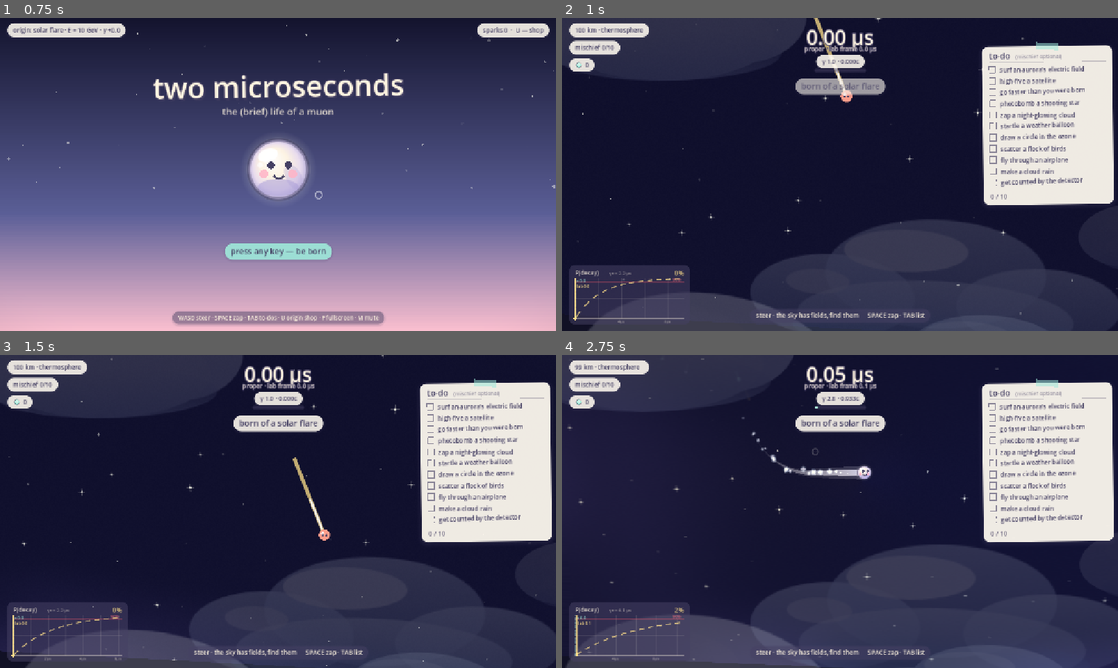
Above: before the commit, frames 1-4 (two rows, left to right).
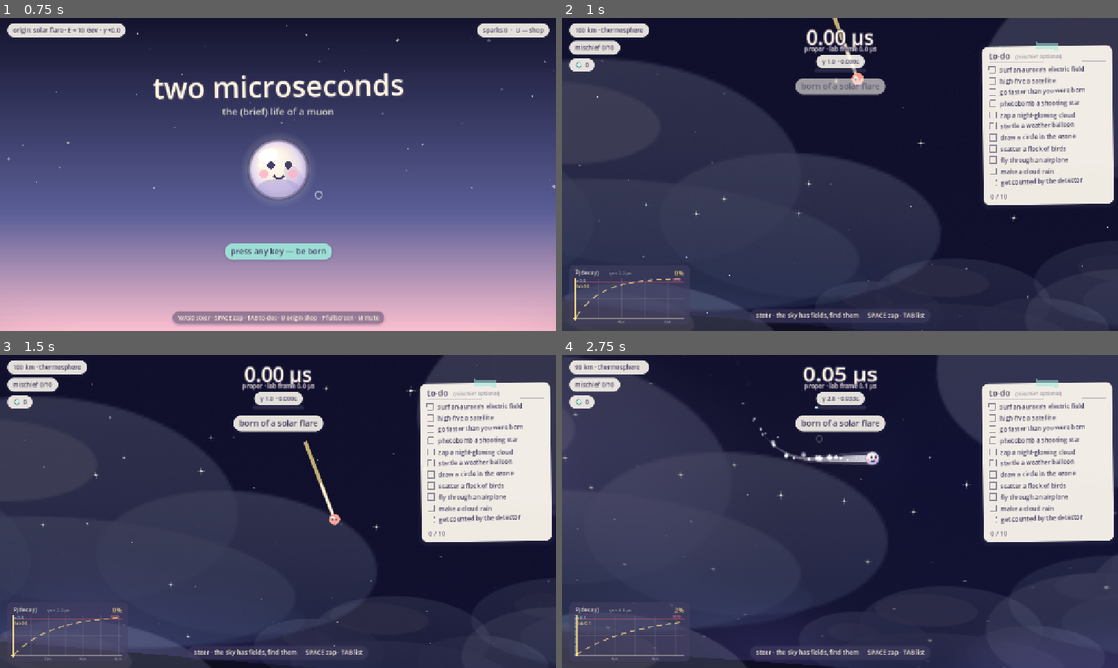
Above: after the commit, the same moments.

Repository: lawrenceleejr/TwoMicroSeconds
Game: Godot game, scene res://game/main/title.tscn
The game is run twice, just before and just after one commit, with the same random seed, the same clock (stepped at 60 frames per second) and the same inputs.
Inputs (mouse positions are in pixels of both pictures, inside the frame that each line leads up to):
- Up to frame 1 (0.75 s): tap Enter at 0.5 s; move the mouse to (400, 158) at 0.52 s; hold D (move_right) from 0.53 s (still down); tap Z (zap) at 0.6 s; click (400, 158) at 0.67 s
- Up to frame 2 (1 s): keep holding D (move_right); tap Space at 0.77 s
- Up to frame 3 (1.5 s): tap Space at 1.07 s; release D (move_right) at 1.25 s; drag from (166, 527) to (250, 574) at 1.27 s
- Up to frame 4 (2.75 s): move the mouse to (895, 442) at 2.02 s; hold D (move_right) from 2.03 s (still down); tap Z (zap) at 2.1 s; click (895, 442) at 2.17 s

Frame 1 is identical in both runs. In frame 2, 42% of the frame differs, in the area x 0-100%, y 0-100%; in frame 3, 42%; in frame 4, 43%.

Commit message:
Add touch controls for web/mobile and push the 3D presentation harder
Touch (web/mobile):
- Floating left-half steering joystick + right-half tap-to-zap
  (game/ui/touch_controls.gd), wired into the muon's steering.
- Remove the LMB->zap input binding so emulated clicks from steering
  touches can't fire zaps.
- Tap support everywhere: title chips open the origin shop, shop rows
  select-and-activate on tap (tap outside closes), end screens restart
  on tap (with a short guard), touch-aware hint/CTA text.

More 3D:
- Steeper stage camera: tilt -13deg, yaw 6.5deg, stronger bank into
  turns, wider fov breathing; overscan raised to 1.5 to cover it.
- 3D void behind the quad now blends to the local sky color so the
  bigger angle never reads as a floating rectangle.
- 12 depth wisps across a wider z spread, now with horizontal parallax.
- New in-front-of-the-play-plane haze layer (parallax factor 1.35)
  drawn above gameplay for a strong near-field depth cue.

Co-Authored-By: Claude Fable 5 <noreply@anthropic.com>
Claude-Session: https://claude.ai/code/session_014g8VnKFpk5HwGxbWA7j916

Diff:
--- a/game/autoload/game.gd
+++ b/game/autoload/game.gd
@@ -5,6 +5,8 @@
 const TITLE_SCENE := "res://game/main/title.tscn"
 
 var run_start_msec := 0
+## Steering vector from the on-screen touch joystick (zero = none).
+var touch_steer := Vector2.ZERO
 
 
 func _enter_tree() -> void:
@@ -71,13 +73,11 @@
 	_add_action("move_up", [KEY_W, KEY_UP], [], [[JOY_AXIS_LEFT_Y, -1.0]])
 	_add_action("move_down", [KEY_S, KEY_DOWN], [], [[JOY_AXIS_LEFT_Y, 1.0]])
 	# No throttle: a muon can't accelerate itself. Steering + zap only.
+	# (No mouse binding: on touch devices taps are routed by TouchControls,
+	# and emulated clicks from steering touches must not fire zaps.)
 	_add_action("zap", [KEY_Z, KEY_X, KEY_SPACE], [JOY_BUTTON_X, JOY_BUTTON_A], [])
 	_add_action("toggle_checklist", [KEY_TAB], [JOY_BUTTON_Y], [])
 	_add_action("restart", [KEY_R], [JOY_BUTTON_START], [])
-	# Mouse click also zaps.
-	var mouse_ev := InputEventMouseButton.new()
-	mouse_ev.button_index = MOUSE_BUTTON_LEFT
-	InputMap.action_add_event("zap", mouse_ev)
 
 
 func _add_action(action_name: String, keys: Array, buttons: Array, axes: Array) -> void:
--- a/game/main/main.gd
+++ b/game/main/main.gd
@@ -13,6 +13,7 @@
 const BirthSequence := preload("res://game/fx/birth_sequence.gd")
 const TaskPop := preload("res://game/fx/task_pop.gd")
 const FloatText := preload("res://game/fx/float_text.gd")
+const TouchControlsScript := preload("res://game/ui/touch_controls.gd")
 
 # Untyped: these expose script-defined members/methods.
 var muon
@@ -59,6 +60,8 @@
 	# (relativity 70, vignette 80, glitch 90): crisp, flat, un-shifted.
 	_ui_layer = CanvasLayer.new()
 	_ui_layer.layer = 100
+	# Touch controls sit under the HUD so chips/toasts stay readable.
+	_ui_layer.add_child(TouchControlsScript.new())
 	var hud = HudScript.new()
 	hud.muon = muon
 	_ui_layer.add_child(hud)
--- a/game/main/stage.gd
+++ b/game/main/stage.gd
@@ -7,10 +7,10 @@
 
 const BASE_W := 1280.0
 const BASE_H := 720.0
-const OVERSCAN := 1.32
+const OVERSCAN := 1.5
 const CAM_FOV := 55.0
-const TILT_DEG := -9.0
-const YAW_DEG := 4.5
+const TILT_DEG := -13.0
+const YAW_DEG := 6.5
 
 var _vp: SubViewport
 var _cam: Camera3D
@@ -18,6 +18,7 @@
 var _wisps := []
 var _bank := 0.0
 var _t := 0.0
+var _env: Environment
 
 
 func _ready() -> void:
@@ -46,10 +47,13 @@
 	add_child(_cam)
 
 	var world_env := WorldEnvironment.new()
-	var env := Environment.new()
-	env.background_mode = Environment.BG_COLOR
-	env.background_color = Color("101024")
-	world_env.environment = env
+	_env = Environment.new()
+	_env.background_mode = Environment.BG_COLOR
+	# Followed to the local sky color each frame, so anything the steeper
+	# tilt reveals past the quad blends into the sky instead of reading
+	# as an edge.
+	_env.background_color = Color("101024")
+	world_env.environment = _env
 	add_child(world_env)
 
 	_spawn_wisps()
@@ -57,13 +61,15 @@
 
 func _spawn_wisps() -> void:
 	var texs := ["res://assets/sprites/cloud.svg", "res://assets/sprites/noctilucent.svg"]
-	for i in 7:
+	for i in 12:
 		var s := Sprite3D.new()
 		s.texture = load(texs[i % texs.size()])
-		s.pixel_size = 0.012 + (i % 3) * 0.005
-		s.modulate = Color(1, 1, 1, 0.09 + 0.05 * (i % 3))
-		s.position = Vector3(randf_range(-6.0, 6.0), randf_range(-4.5, 4.5),
-			randf_range(1.4, 3.6))
+		s.pixel_size = 0.012 + (i % 4) * 0.005
+		s.modulate = Color(1, 1, 1, 0.07 + 0.045 * (i % 4))
+		# A wide depth spread: near wisps whip past, far ones drift —
+		# the speed difference is what sells the depth.
+		s.position = Vector3(randf_range(-7.5, 7.5), randf_range(-5.5, 5.5),
+			randf_range(1.2, 4.4))
 		add_child(s)
 		_wisps.append(s)
 
@@ -78,24 +84,35 @@
 	var speed_f := clampf(vel.length() / 1250.0, 0.0, 1.0)
 
 	# Bank into turns; widen the lens with speed.
-	var target_bank := clampf(-vel.x / 2500.0, -1.0, 1.0) * 0.085
+	var target_bank := clampf(-vel.x / 2500.0, -1.0, 1.0) * 0.11
 	_bank = lerpf(_bank, target_bank, 1.0 - exp(-3.0 * delta))
-	_cam.fov = lerpf(_cam.fov, CAM_FOV + 7.0 * speed_f, 1.0 - exp(-3.0 * delta))
+	_cam.fov = lerpf(_cam.fov, CAM_FOV + 9.0 * speed_f, 1.0 - exp(-3.0 * delta))
 
 	# Keep the un-overscanned frame filling the window at any fov, then
-	# tilt: the slight perspective is the whole point.
+	# tilt hard: the oblique perspective is the whole point.
 	var d := 7.2 / (2.0 * tan(deg_to_rad(_cam.fov * 0.5)))
-	_cam.position = Vector3(sin(_t * 0.23) * 0.08, 0.3 + sin(_t * 0.31) * 0.05, d)
+	_cam.position = Vector3(sin(_t * 0.23) * 0.08, 0.42 + sin(_t * 0.31) * 0.05, d)
 	_cam.rotation = Vector3(deg_to_rad(TILT_DEG), deg_to_rad(YAW_DEG) + sin(_t * 0.17) * 0.012, _bank)
+
+	# Blend the void behind/around the quad into the local sky so the
+	# steep angle never reads as a floating rectangle.
+	if _muon != null and _env != null:
+		var sky := Atmos.sky_color_at(_muon.global_position.y - 260.0)
+		_env.background_color = _env.background_color.lerp(sky.darkened(0.25), 1.0 - exp(-2.0 * delta))
 
 	# Foreground wisps: genuine 3D parallax against the gameplay plane —
 	# nearer wisps stream past faster as the muon falls.
 	for w in _wisps:
 		w.position.y += vel.y * delta * 0.001 * w.position.z
-		w.position.x += sin(_t * 0.1 + w.position.z * 3.0) * delta * 0.05
-		if w.position.y > 5.5:
-			w.position.y = -5.5
-			w.position.x = randf_range(-6.0, 6.0)
-		elif w.position.y < -5.5:
-			w.position.y = 5.5
-			w.position.x = randf_range(-6.0, 6.0)
+		w.position.x += -vel.x * delta * 0.0004 * w.position.z \
+			+ sin(_t * 0.1 + w.position.z * 3.0) * delta * 0.05
+		if w.position.y > 6.5:
+			w.position.y = -6.5
+			w.position.x = randf_range(-7.5, 7.5)
+		elif w.position.y < -6.5:
+			w.position.y = 6.5
+			w.position.x = randf_range(-7.5, 7.5)
+		if w.position.x > 9.0:
+			w.position.x = -9.0
+		elif w.position.x < -9.0:
+			w.position.x = 9.0
--- a/game/main/title.gd
+++ b/game/main/title.gd
@@ -38,17 +38,26 @@
 	_sub_label.add_theme_font_override("font", Juice.hand_font)
 
 	_cta_chip = _mk_chip(Juice.MINT, 0.92)
-	var cta := _chip_label(_cta_chip, "press any key — be born", 18)
+	var cta_text := "press any key — be born"
+	if DisplayServer.is_touchscreen_available():
+		cta_text = "tap anywhere — be born"
+	var cta := _chip_label(_cta_chip, cta_text, 18)
 	cta.add_theme_color_override("font_color", Juice.INK)
 
 	_origin_chip = _mk_chip(Juice.PAPER, 0.88)
 	_origin_label = _chip_label(_origin_chip, "", 14)
 	_sparks_chip = _mk_chip(Juice.PAPER, 0.88)
 	_sparks_label = _chip_label(_sparks_chip, "", 14)
+	# Both status chips open the shop when tapped/clicked.
+	for chip: PanelContainer in [_origin_chip, _sparks_chip]:
+		chip.mouse_filter = Control.MOUSE_FILTER_STOP
+		chip.gui_input.connect(_on_chip_input)
 
 	_hint_chip = _mk_chip(Juice.INK, 0.4)
-	var hint := _chip_label(_hint_chip,
-		"WASD steer · SPACE zap · TAB to-dos · U origin shop · F fullscreen · M mute", 13)
+	var hint_text := "WASD steer · SPACE zap · TAB to-dos · U origin shop · F fullscreen · M mute"
+	if DisplayServer.is_touchscreen_available():
+		hint_text = "drag left — steer · tap right — zap · tap a chip for the origin shop"
+	var hint := _chip_label(_hint_chip, hint_text, 13)
 	hint.add_theme_color_override("font_color", Juice.CREAM)
 
 	_histo = preload("res://game/ui/lifetime_histogram.gd").new()
@@ -142,6 +151,14 @@
 	draw_circle(orbit + Vector2(2.5, -1), 1.2, Color(Juice.INK, 0.6))
 
 
+func _on_chip_input(event: InputEvent) -> void:
+	var mb := event as InputEventMouseButton
+	if mb != null and mb.pressed and mb.button_index == MOUSE_BUTTON_LEFT and not _started:
+		_root.accept_event()
+		if _shop != null:
+			_shop.toggle()
+
+
 func _unhandled_input(event: InputEvent) -> void:
 	if _started or (_shop != null and _shop.active):
 		return
@@ -150,7 +167,7 @@
 	if key != null and key.physical_keycode in [KEY_U, KEY_F, KEY_M, KEY_BACKSPACE, KEY_ESCAPE]:
 		return
 	var wanted := event is InputEventKey or event is InputEventJoypadButton \
-		or event is InputEventMouseButton
+		or event is InputEventMouseButton or event is InputEventScreenTouch
 	if wanted and event.is_pressed() and not event.is_echo():
 		_started = true
 		Sfx.play("task_done", -6.0, 0.0)
--- a/game/player/muon.gd
+++ b/game/player/muon.gd
@@ -205,6 +205,8 @@
 
 	# Steering only: rotate the heading toward the input direction.
 	var steer := Input.get_vector("move_left", "move_right", "move_up", "move_down")
+	if Game.touch_steer != Vector2.ZERO:
+		steer = Game.touch_steer
 	if autopilot != Vector2.ZERO:
 		steer = autopilot
 	speed_frac = clampf(speed / REF_SPEED, 0.0, 1.5)
--- a/game/ui/end_screen.gd
+++ b/game/ui/end_screen.gd
@@ -6,6 +6,8 @@
 var _dim: ColorRect
 var _panel: PanelContainer
 var _vbox: VBoxContainer
+# Small grace period so the tap that ended the run can't instantly restart.
+var _tap_guard := 0.0
 
 
 func _ready() -> void:
@@ -56,7 +58,7 @@
 	var histo := preload("res://game/ui/lifetime_histogram.gd").new()
 	_vbox.add_child(histo)
 	_line("", 4, Juice.INK)
-	_line("R — again        ESC — title", 16, Color(Juice.PERIWINKLE, 1.0))
+	_line(_restart_hint(), 16, Color(Juice.PERIWINKLE, 1.0))
 	_pop_in()
 
 
@@ -76,15 +78,25 @@
 	_line("", 4, Juice.INK)
 	_line("find more field. come back heavier.", 14, Color(Juice.INK, 0.65))
 	_line("", 8, Juice.INK)
-	_line("R — again        ESC — title  (U — shop)", 16, Color(Juice.PERIWINKLE, 1.0))
+	var hint := _restart_hint()
+	if not DisplayServer.is_touchscreen_available():
+		hint += "  (U — shop)"
+	_line(hint, 16, Color(Juice.PERIWINKLE, 1.0))
 	_pop_in()
 
 
 func _build_common() -> void:
 	active = true
 	visible = true
+	_tap_guard = 0.7
 	for child in _vbox.get_children():
 		child.queue_free()
+
+
+func _restart_hint() -> String:
+	if DisplayServer.is_touchscreen_available():
+		return "tap — again"
+	return "R — again        ESC — title"
 
 
 func _line(text: String, font_size: int, color: Color) -> void:
@@ -113,13 +125,21 @@
 	_panel.pivot_offset = _panel.size * 0.5
 
 
-func _process(_delta: float) -> void:
+func _process(delta: float) -> void:
 	if active:
+		_tap_guard = maxf(_tap_guard - delta, 0.0)
 		_center_panel()
 
 
 func _unhandled_input(event: InputEvent) -> void:
 	if not active:
+		return
+	# Tap / click restarts (touches arrive as emulated mouse buttons).
+	var mb := event as InputEventMouseButton
+	if mb != null and mb.pressed and mb.button_index == MOUSE_BUTTON_LEFT and _tap_guard <= 0.0:
+		get_viewport().set_input_as_handled()
+		get_tree().paused = false
+		get_tree().reload_current_scene()
 		return
 	if event.is_action_pressed("restart"):
 		get_viewport().set_input_as_handled()
--- a/game/ui/hud.gd
+++ b/game/ui/hud.gd
@@ -113,7 +113,10 @@
 	_hint_label = hint_pair[1]
 	_hint_chip.add_theme_stylebox_override("panel", Juice.ui_chip(Juice.INK, 0.45))
 	_hint_label.add_theme_color_override("font_color", Juice.CREAM)
-	_hint_label.text = "steer · the sky has fields, find them      SPACE zap · TAB list"
+	if DisplayServer.is_touchscreen_available():
+		_hint_label.text = "drag left — steer · the sky has fields      tap right — zap"
+	else:
+		_hint_label.text = "steer · the sky has fields, find them      SPACE zap · TAB list"
 
 	_plot = preload("res://game/ui/decay_plot.gd").new()
 	add_child(_plot)
--- a/game/ui/origin_shop.gd
+++ b/game/ui/origin_shop.gd
@@ -36,6 +36,20 @@
 
 
 func _unhandled_input(event: InputEvent) -> void:
+	# Touch / click: tap a row to select-and-activate, tap outside to close.
+	# (Touches arrive here as emulated mouse buttons.)
+	var mb := event as InputEventMouseButton
+	if active and mb != null and mb.button_index == MOUSE_BUTTON_LEFT and mb.pressed:
+		get_viewport().set_input_as_handled()
+		var local := mb.position - global_position
+		if not Rect2(Vector2.ZERO, size).has_point(local):
+			toggle()
+			return
+		var row := int(floor((local.y - 56.0) / ROW_H))
+		if row >= 0 and row < Meta.TIERS.size() and row <= Meta.owned_tier + 1:
+			_cursor = row
+			_activate_cursor()
+		return
 	var key := event as InputEventKey
 	if key == null or not key.pressed or key.echo:
 		return
--- /dev/null
+++ b/game/ui/touch_controls.gd
@@ -0,0 +1,64 @@
+extends Control
+## Touchscreen controls (web/mobile): drag anywhere on the left side to
+## steer with a floating joystick; tap the right side to zap. Hidden and
+## inert when no touchscreen exists.
+
+const STICK_RADIUS := 70.0
+
+var _steer_id := -1
+var _anchor := Vector2.ZERO
+var _vec := Vector2.ZERO
+var _zap_pressed := false
+
+
+func _ready() -> void:
+	set_anchors_preset(Control.PRESET_FULL_RECT)
+	mouse_filter = Control.MOUSE_FILTER_IGNORE
+	if not DisplayServer.is_touchscreen_available():
+		visible = false
+		set_process_input(false)
+		set_process(false)
+
+
+func _exit_tree() -> void:
+	# Never leave a stale steer vector behind on scene changes mid-drag.
+	Game.touch_steer = Vector2.ZERO
+	if _zap_pressed:
+		Input.action_release("zap")
+
+
+func _process(_delta: float) -> void:
+	# Release the zap action one frame after the tap so
+	# is_action_just_pressed fires exactly once.
+	if _zap_pressed:
+		_zap_pressed = false
+		Input.action_release("zap")
+
+
+func _input(event: InputEvent) -> void:
+	if event is InputEventScreenTouch:
+		if event.pressed:
+			if event.position.x < get_viewport_rect().size.x * 0.55 and _steer_id == -1:
+				_steer_id = event.index
+				_anchor = event.position
+				_vec = Vector2.ZERO
+			else:
+				Input.action_press("zap")
+				_zap_pressed = true
+		elif event.index == _steer_id:
+			_steer_id = -1
+			_vec = Vector2.ZERO
+			Game.touch_steer = Vector2.ZERO
+		queue_redraw()
+	elif event is InputEventScreenDrag and event.index == _steer_id:
+		_vec = ((event.position - _anchor) / STICK_RADIUS).limit_length(1.0)
+		Game.touch_steer = _vec
+		queue_redraw()
+
+
+func _draw() -> void:
+	if _steer_id == -1:
+		return
+	draw_circle(_anchor, STICK_RADIUS, Color(1, 1, 1, 0.10))
+	draw_arc(_anchor, STICK_RADIUS, 0, TAU, 40, Color(1, 1, 1, 0.30), 2.0, true)
+	draw_circle(_anchor + _vec * (STICK_RADIUS - 16.0), 22.0, Color(1, 1, 1, 0.35))
--- a/game/world/atmosphere.gd
+++ b/game/world/atmosphere.gd
@@ -6,6 +6,7 @@
 var _t := 0.0
 var _sky: Node2D
 var _sky_mat: ShaderMaterial
+var _fg: Node2D
 
 
 func _ready() -> void:
@@ -17,6 +18,14 @@
 	_sky.material = _sky_mat
 	_sky.draw.connect(_draw_sky_rect)
 	add_child(_sky)
+	# Foreground haze: parallax factor > 1 puts it IN FRONT of the play
+	# plane — it streams past faster than the world, which is what makes
+	# the depth readable. Drawn above gameplay (but under the UI layer).
+	_fg = Node2D.new()
+	_fg.z_index = 50  # relative would exceed the parent's -10; use absolute
+	_fg.z_as_relative = false
+	_fg.draw.connect(_draw_foreground)
+	add_child(_fg)
 
 
 func _draw_sky_rect() -> void:
@@ -41,7 +50,40 @@
 		_sky_mat.set_shader_parameter("cam_w", vp.x * zoom_inv)
 		_sky_mat.set_shader_parameter("t", _t)
 	_sky.queue_redraw()
+	_fg.queue_redraw()
 	queue_redraw()
+
+
+func _draw_foreground() -> void:
+	var cam := get_viewport().get_camera_2d()
+	if cam == null:
+		return
+	var vp := get_viewport_rect().size
+	var center := cam.get_screen_center_position()
+	var top := center.y - vp.y * 0.62
+	var left := center.x - vp.x * 0.62
+	var width := vp.x * 1.24
+	var bottom := center.y + vp.y * 0.62
+	var par := 1.35
+	var qtl := (Vector2(left, top) - center * (1.0 - par)) / par
+	var qbr := (Vector2(left + width, bottom) - center * (1.0 - par)) / par
+	var cell := 820.0
+	for cx in range(int(floor(qtl.x / cell)), int(ceil(qbr.x / cell)) + 1):
+		for cy in range(int(floor(qtl.y / cell)), int(ceil(qbr.y / cell)) + 1):
+			var h := absi(hash(Vector2i(cx + 101, cy + 203)))
+			if h % 5 != 0:
+				continue
+			var q := Vector2(cx * cell + float(h % 600), cy * cell + float((h / 13) % 600))
+			var p := q * par + center * (1.0 - par)
+			# Same rule as the other haze: none in space.
+			var air := clampf((q.y - 14000.0) / 14000.0, 0.0, 1.0)
+			if air <= 0.01:
+				continue
+			var rx := 180.0 + float(h % 130)
+			_fg.draw_set_transform(p, 0.0, Vector2(1.0, 0.3))
+			_fg.draw_circle(Vector2.ZERO, rx, Color(1.0, 1.0, 1.0, 0.055 * air))
+			_fg.draw_circle(Vector2.ZERO, rx * 0.6, Color(1.0, 1.0, 1.0, 0.05 * air))
+			_fg.draw_set_transform(Vector2.ZERO, 0.0, Vector2.ONE)
 
 
 func _draw() -> void:
Not shown, changed: README.md
